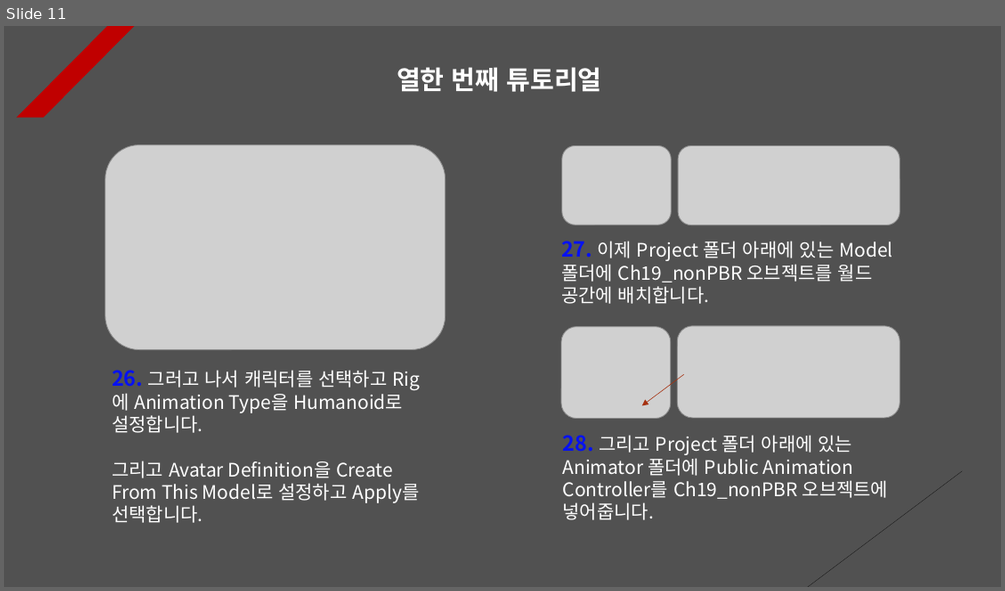
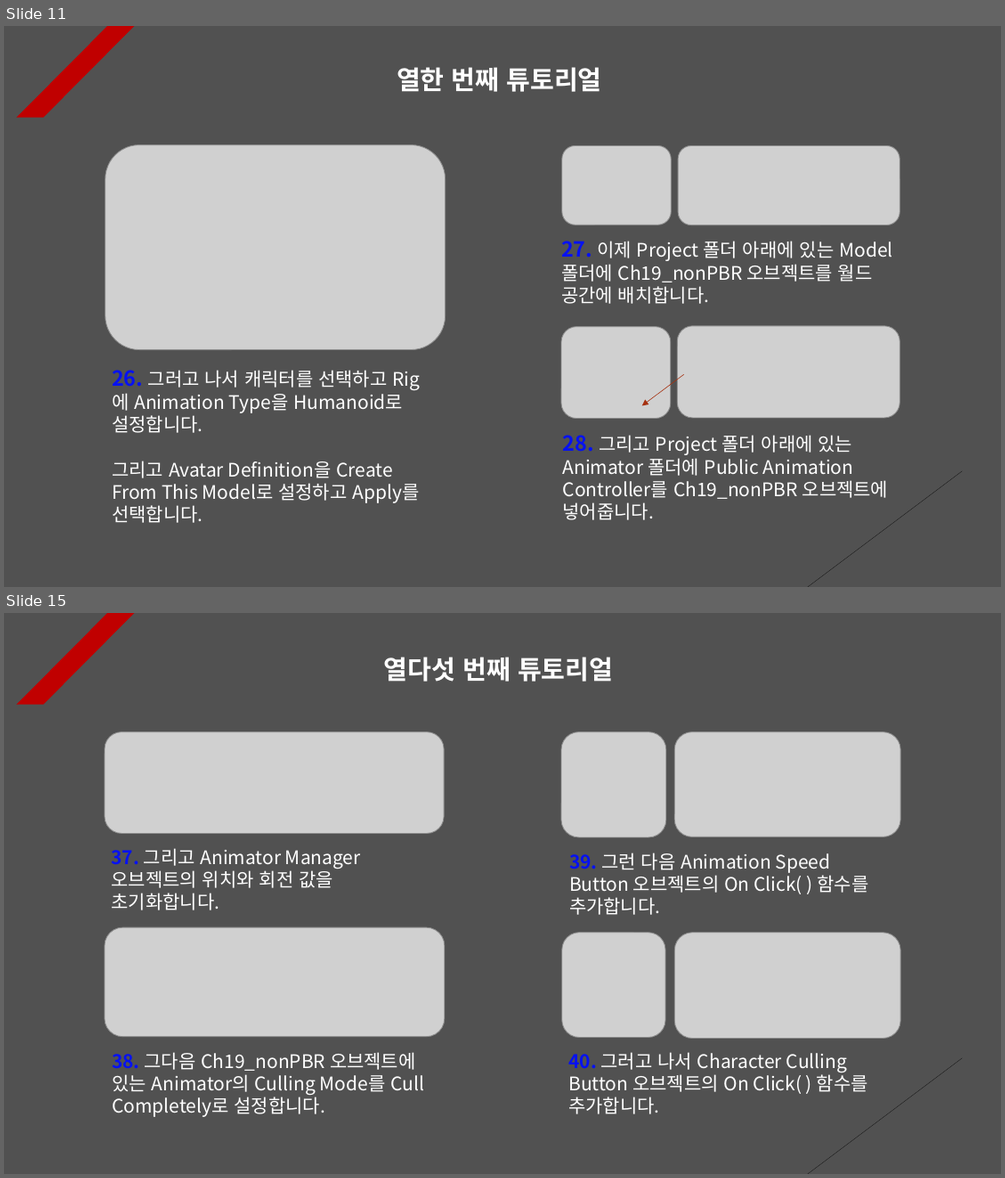
Before and after one commit to Unity2033/3D-UnityEngine, a slide deck: Assets/Class/Animation Retargeting/PPT Data/Animation Retargeting Example.pptx. Shown one above the other, each under a label of ours: slide 11 before the commit, slides 11 and 15 after it; the slides between them are not shown. The pictures are 1005x591 and 1005x1178 pixels, drawn with LibreOffice and Linux fonts; fonts in the diff are those of the drawing; grey boxes stand for pictures. Boxes give left, top, right and bottom in pixels: in the first picture for what was removed or moved away, otherwise in the second. Text is boxed around its words. In the diff, an @@ line names an element or a change of style, - is before the commit and + after.

Commit message:
NavMesh Agent Obstacle Tutorial Renewal
- Apply and set occlusion culling

- Each PPT data update

- Delete and add resource data

```diff
--- a/Assets/Class/Animation Retargeting/PPT Data/Animation Retargeting Example.pptx
+++ b/Assets/Class/Animation Retargeting/PPT Data/Animation Retargeting Example.pptx
@@ slide 15 added at (4,613,1001,1174), background #515151; not listed: 2 template elements that a slide beside it also shows @@
@@ text added at (384,657,613,682), 25 pt, text #FFFFFF, bold @@
+열다섯 번째 튜토리얼
@@ picture added at (105,732,445,833) @@
@@ picture added at (561,732,666,837) @@
@@ picture added at (675,732,900,836) @@
@@ text added at (111,848,361,910), 18 pt, text #FFFFFF @@
+37. 그리고 Animator Manager 오브젝트의 위치와 회전 값을 초기화합니다.
@@ text added at (569,852,868,915), 18 pt, text #FFFFFF @@
+39. 그런 다음 Animation Speed Button 오브젝트의 On Click( ) 함수를 추가합니다.
@@ picture added at (105,927,445,1037) @@
@@ picture added at (562,933,665,1037) @@
@@ picture added at (675,933,900,1038) @@
@@ text added at (112,1052,424,1117), 18 pt, text #FFFFFF @@
+38. 그다음 Ch19_nonPBR 오브젝트에 있는 Animator의 Culling Mode를 Cull Completely로 설정합니다.
@@ text added at (568,1052,868,1114), 18 pt, text #FFFFFF @@
+40. 그러고 나서 Character Culling Button 오브젝트의 On Click( ) 함수를 추가합니다.
```
Also in this commit, not shown: 6 slides changed, 2 slides removed, 19 other files.
